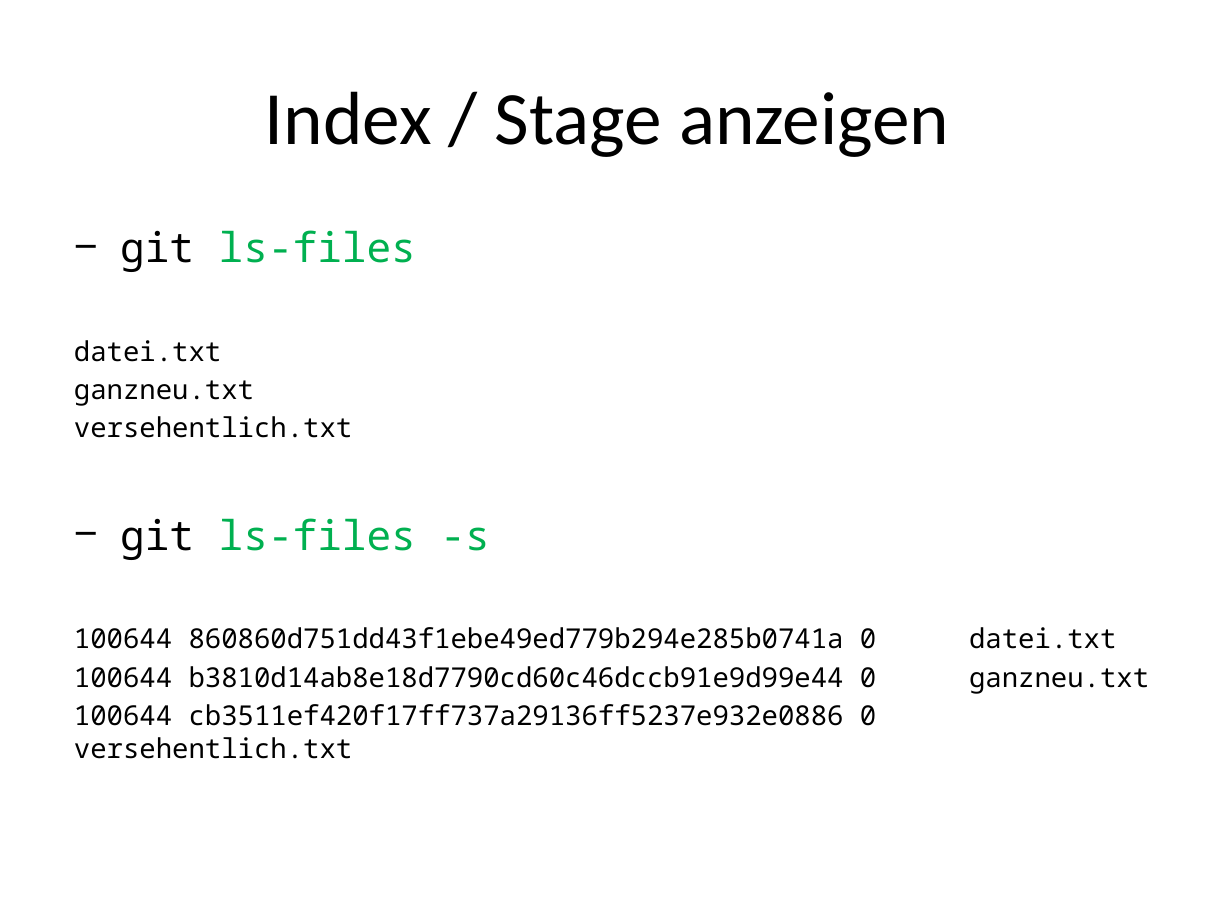
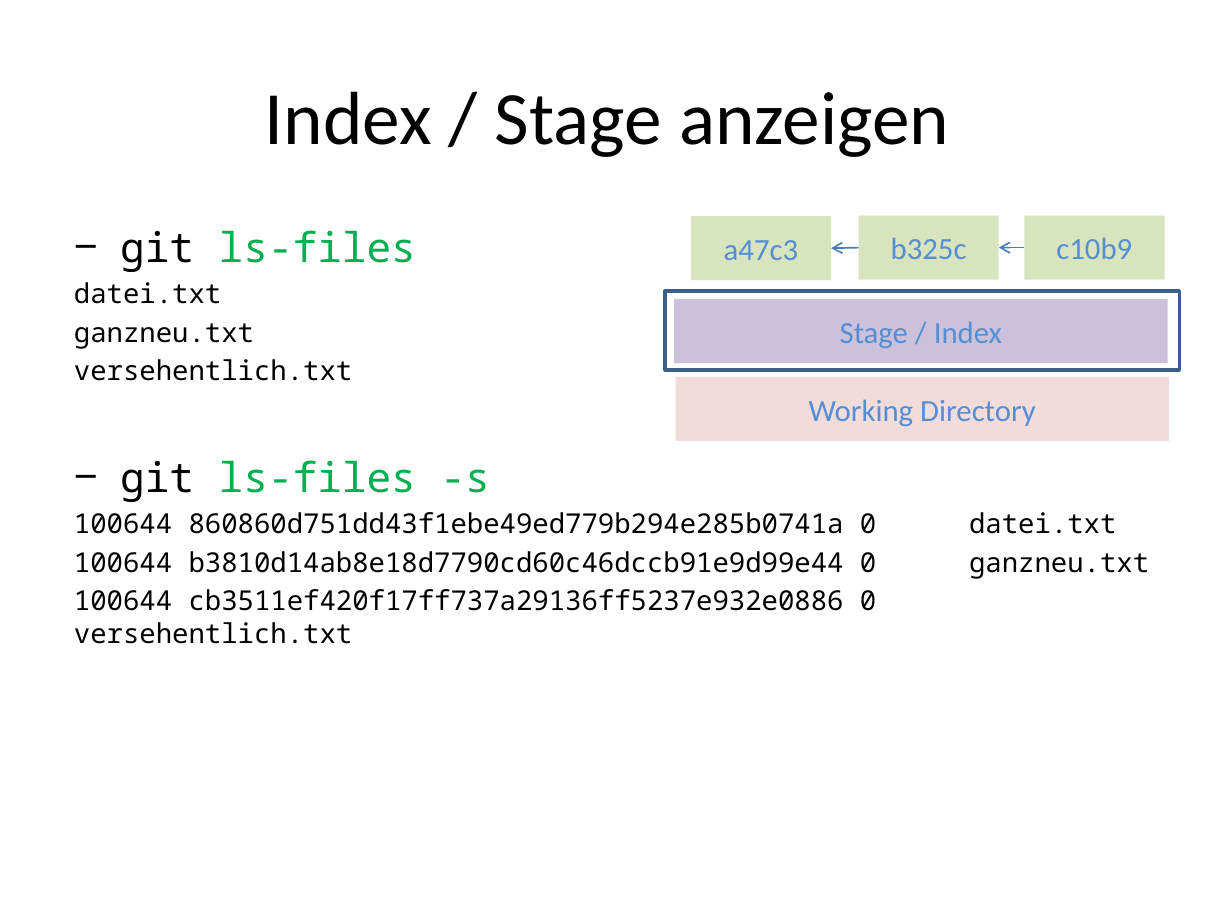
Before and after one commit to kotlincook/gitplayground, a slide deck: slide 3 of GIT.pptx. Drawn at 1232x924 pixels with LibreOffice and Linux fonts; fonts in the diff are those of the drawing. Boxes give left, top, right and bottom in pixels: in the first picture for what was removed or moved away, otherwise in the second. Text is boxed around its words. In the diff, an @@ line names an element or a change of style, - is before the commit and + after.

```diff
--- a/GIT.pptx
+++ b/GIT.pptx
@@ text "git ls-files" rewrapped from box(74, 230, 876, 759) to box(74, 230, 876, 644) @@
@@ group added at box(674, 216, 1169, 441): 5 rectangles @@
+Working Directory
+Stage / Index
+a47c3
+b325c
+c10b9
@@ arrow added from (859, 248) to (832, 248), #4B7EBC 1 pt @@
@@ arrow added from (1024, 248) to (999, 248), #4B7EBC 1 pt @@
@@ rectangle added at box(665, 291, 1179, 370), outline #3A5F8C 2 pt @@
```
Also in this commit, not shown: 4 other slides changed, 7 slides added.
